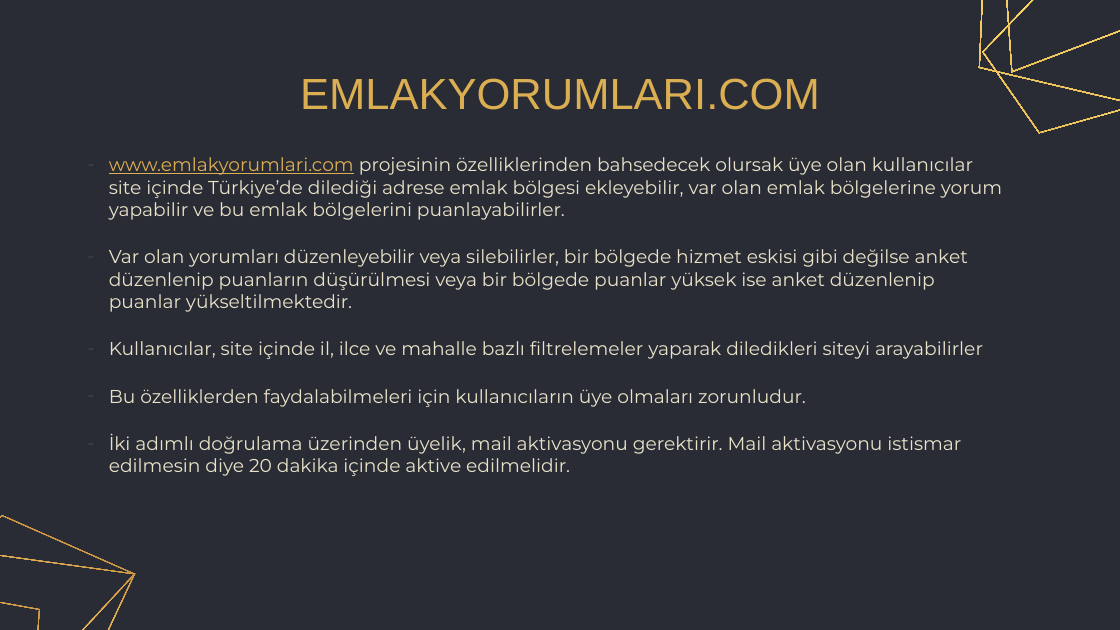
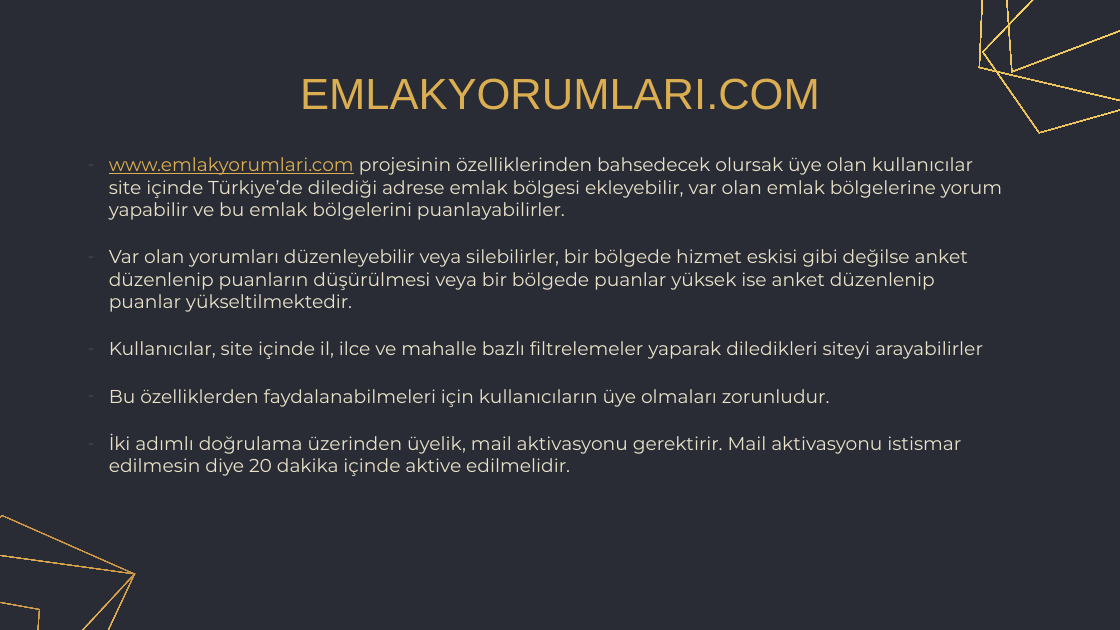
Before and after one commit to cmlblbn/Emlak_Yorumlari.com, a slide deck: slide 4 of Project_presentation/Project_presentation.pptx. Drawn at 1120x630 pixels with LibreOffice and Linux fonts; fonts in the diff are those of the drawing. Boxes give left, top, right and bottom in pixels: in the first picture for what was removed or moved away, otherwise in the second. Text is boxed around its words. In the diff, an @@ line names an element or a change of style, - is before the commit and + after.

```diff
--- a/Project_presentation/Project_presentation.pptx
+++ b/Project_presentation/Project_presentation.pptx
@@ subtitle at [109, 389, 830, 407]: text changed @@
-– Bu özelliklerden faydalabilmeleri için kullanıcıların üye olmaları zorunludur.
+– Bu özelliklerden faydalanabilmeleri için kullanıcıların üye olmaları zorunludur.
```
Also in this commit, not shown: 1 other slide changed.
